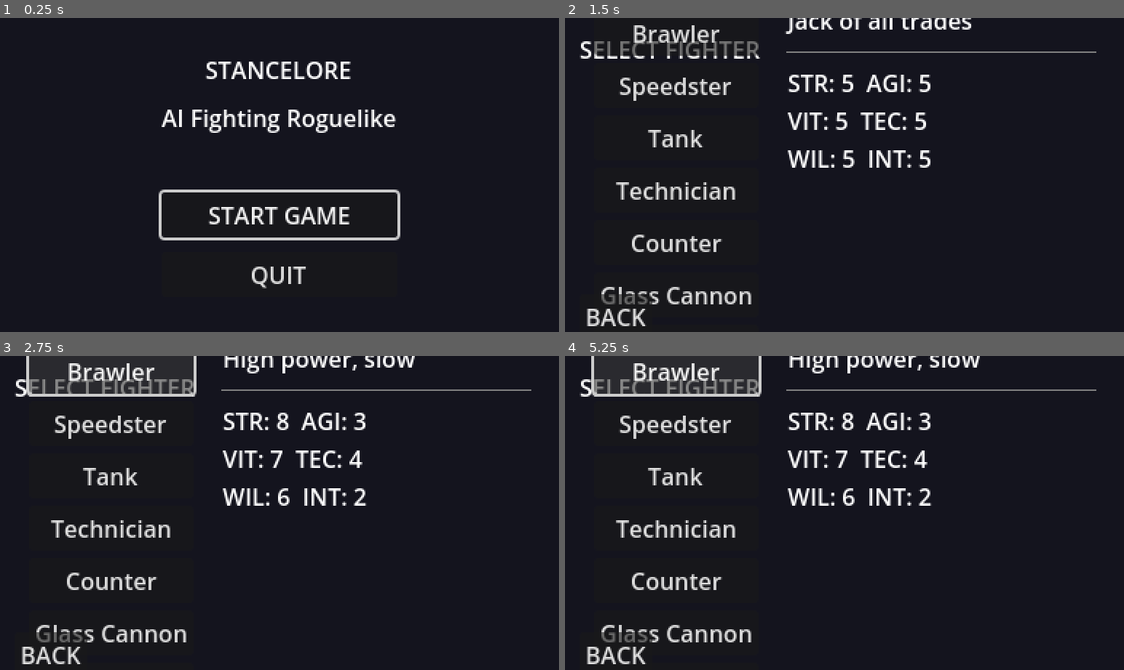
Above: before the commit, frames 1-4 (two rows, left to right).
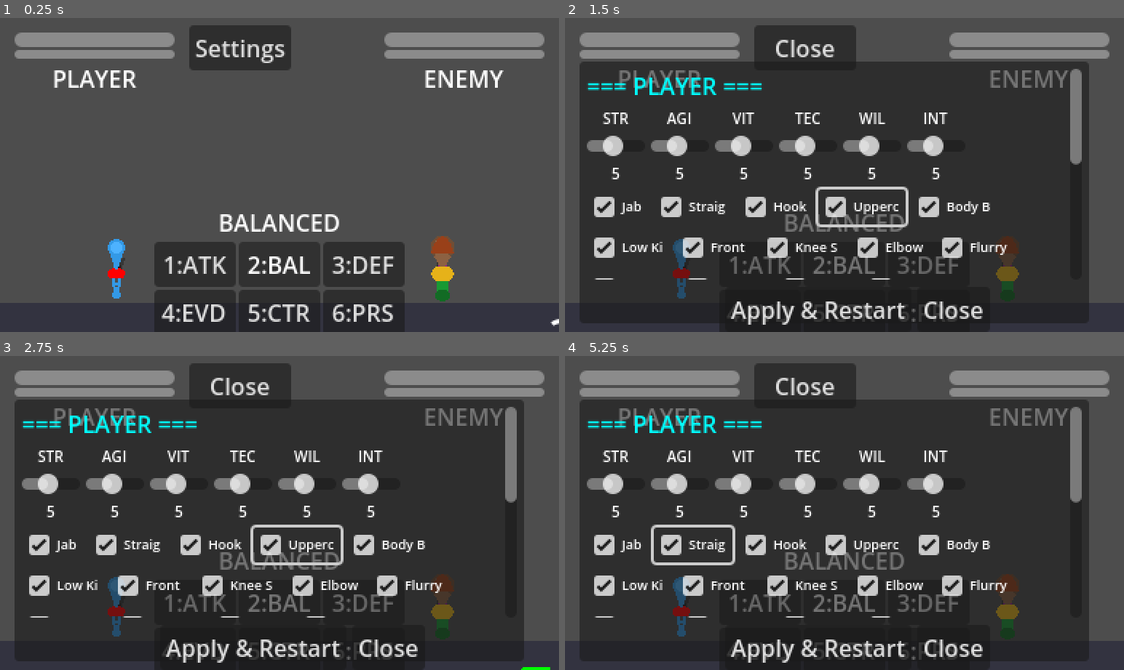
Above: after the commit, the same moments.

Repository: benngaihk/Stancelore
Game: Godot game, scene res://scenes/battle/battle_scene.tscn
The game is run twice, just before and just after one commit, with the same random seed, the same clock (stepped at 60 frames per second) and the same inputs. Before the commit the project starts from res://scenes/ui/main_menu.tscn.
Inputs (mouse positions are in pixels of both pictures, inside the frame that each line leads up to):
- Up to frame 1 (0.25 s): no input
- Up to frame 2 (1.5 s): click (805, 46) at 0.5 s, where only the run after the commit has a clickable "Settings"; click (844, 215) at 1.25 s, where only the run before the commit has a clickable "START GAME"
- Up to frame 3 (2.75 s): click (111, 371) at 2 s, where only the run before the commit has a clickable "Brawler"
- Up to frame 4 (5.25 s): click (676, 421) at 2.75 s, where only the run before the commit has a clickable "Speedster"; click (676, 475) at 3.5 s, where only the run before the commit has a clickable "Tank"; click (676, 528) at 4.25 s, where only the run before the commit has a clickable "Technician"; click (665, 371) at 5 s, where only the run before the commit has a clickable "Brawler"

The runs differ from the first frame. In frame 1, 93% of the frame differs, in the area x 0-100%, y 0-100%; in frame 2, 72%; in frame 3, 72%; in frame 4, 72%.

Commit message:
简化Demo：直接进入对战，添加设置面板
- 修改main_scene为battle_scene.tscn
- 新增demo_settings.gd
  - 左上角Settings按钮切换设置面板
  - 可调整玩家和敌人的6项属性(STR/AGI/VIT/TEC/WIL/INT)
  - 可选择玩家和敌人装备的招式
  - Apply & Restart按钮应用设置并重启对战
- 更新GameManager存储demo设置（跨场景保持）
- 更新BattleManager支持从demo设置初始化战斗
- 保留其他页面文件供未来肉鸽模式使用

https://claude.ai/code/session_01P5YggVmEk9Wvyc8SwaqJvb

Diff:
--- a/project.godot
+++ b/project.godot
@@ -12,7 +12,7 @@
 
 config/name="Stancelore"
 config/description="AI Fighting Roguelike - Coach your fighter to victory"
-run/main_scene="res://scenes/ui/main_menu.tscn"
+run/main_scene="res://scenes/battle/battle_scene.tscn"
 config/features=PackedStringArray("4.4", "GL Compatibility")
 config/icon="res://icon.svg"
 
--- a/scenes/battle/battle_scene.tscn
+++ b/scenes/battle/battle_scene.tscn
@@ -1,10 +1,11 @@
-[gd_scene load_steps=9 format=3 uid="uid://battlescene001"]
+[gd_scene load_steps=10 format=3 uid="uid://battlescene001"]
 
 [ext_resource type="Script" path="res://scripts/battle/fighter_controller.gd" id="1_fighter"]
 [ext_resource type="Script" path="res://scripts/battle/ai_brain.gd" id="2_aibrain"]
 [ext_resource type="Script" path="res://scripts/battle/coach_system.gd" id="3_coach"]
 [ext_resource type="Script" path="res://scripts/battle/battle_manager.gd" id="4_battle_manager"]
 [ext_resource type="Script" path="res://scripts/battle/stick_figure.gd" id="5_stick"]
+[ext_resource type="Script" path="res://scripts/ui/demo_settings.gd" id="6_demo_settings"]
 
 [sub_resource type="RectangleShape2D" id="RectangleShape2D_body"]
 size = Vector2(16, 24)
@@ -316,3 +317,11 @@
 
 [node name="BattleManager" type="Node" parent="."]
 script = ExtResource("4_battle_manager")
+
+[node name="DemoSettings" type="Control" parent="UI/BattleUI"]
+layout_mode = 0
+offset_left = 130.0
+offset_top = 5.0
+offset_right = 254.0
+offset_bottom = 25.0
+script = ExtResource("6_demo_settings")
--- a/scripts/battle/battle_manager.gd
+++ b/scripts/battle/battle_manager.gd
@@ -128,6 +128,29 @@
 
 
 func _setup_standalone_battle() -> void:
+	var MoveLibrary = preload("res://scripts/battle/move_library.gd")
+
+	# Check if demo settings are active
+	if GameManager.demo_settings_active:
+		# Apply demo settings
+		if player_fighter and GameManager.demo_player_stats:
+			player_fighter.stats = GameManager.demo_player_stats
+			player_fighter._initialize_stats()
+			if player_fighter.ai_brain and GameManager.demo_player_moves.size() > 0:
+				player_fighter.ai_brain.set_equipped_moves(GameManager.demo_player_moves)
+			else:
+				player_fighter.ai_brain.set_equipped_moves(MoveLibrary.get_basic_moves())
+
+		if enemy_fighter and GameManager.demo_enemy_stats:
+			enemy_fighter.stats = GameManager.demo_enemy_stats
+			enemy_fighter._initialize_stats()
+			if enemy_fighter.ai_brain and GameManager.demo_enemy_moves.size() > 0:
+				enemy_fighter.ai_brain.set_equipped_moves(GameManager.demo_enemy_moves)
+			else:
+				enemy_fighter.ai_brain.set_equipped_moves(MoveLibrary.get_basic_moves())
+
+		return
+
 	# Use default balanced stats for both
 	if player_fighter and player_fighter.stats == null:
 		player_fighter.stats = FighterStatsScript.create_balanced()
@@ -136,6 +159,34 @@
 	if enemy_fighter and enemy_fighter.stats == null:
 		enemy_fighter.stats = FighterStatsScript.create_balanced()
 		enemy_fighter._initialize_stats()
+
+	# Set up default moves for both fighters
+	var default_moves = MoveLibrary.get_basic_moves()
+
+	if player_fighter and player_fighter.ai_brain:
+		player_fighter.ai_brain.set_equipped_moves(default_moves)
+
+	if enemy_fighter and enemy_fighter.ai_brain:
+		enemy_fighter.ai_brain.set_equipped_moves(default_moves)
+
+
+func apply_settings(player_stats: Resource, player_moves: Array, enemy_stats: Resource, enemy_moves: Array) -> void:
+	# Apply to player
+	if player_fighter:
+		player_fighter.stats = player_stats
+		player_fighter._initialize_stats()
+		if player_fighter.ai_brain and player_moves.size() > 0:
+			player_fighter.ai_brain.set_equipped_moves(player_moves)
+
+	# Apply to enemy
+	if enemy_fighter:
+		enemy_fighter.stats = enemy_stats
+		enemy_fighter._initialize_stats()
+		if enemy_fighter.ai_brain and enemy_moves.size() > 0:
+			enemy_fighter.ai_brain.set_equipped_moves(enemy_moves)
+
+	# Update UI bars
+	_setup_ui_bars()
 
 
 func _setup_ui_bars() -> void:
--- a/scripts/core/game_manager.gd
+++ b/scripts/core/game_manager.gd
@@ -26,6 +26,13 @@
 
 # Hit stop system
 var _in_hit_stop: bool = false
+
+# Demo settings (persists across scene reloads)
+var demo_settings_active: bool = false
+var demo_player_stats: Resource = null
+var demo_enemy_stats: Resource = null
+var demo_player_moves: Array = []
+var demo_enemy_moves: Array = []
 
 
 func _ready() -> void:
--- /dev/null
+++ b/scripts/ui/demo_settings.gd
@@ -0,0 +1,247 @@
+extends Control
+## DemoSettings - Simple settings UI for demo mode
+## Allows adjusting player and enemy stats and moves
+
+const FighterStatsClass = preload("res://scripts/battle/fighter_stats.gd")
+const MoveLibrary = preload("res://scripts/battle/move_library.gd")
+
+var toggle_btn: Button
+var settings_panel: Panel
+var is_open: bool = false
+
+# Stat sliders
+var player_sliders: Dictionary = {}
+var enemy_sliders: Dictionary = {}
+
+# Move checkboxes
+var player_move_checks: Array = []
+var enemy_move_checks: Array = []
+var all_moves: Array = []
+
+var battle_manager: Node = null
+
+
+func _ready() -> void:
+	# Create toggle button
+	toggle_btn = Button.new()
+	toggle_btn.text = "Settings"
+	toggle_btn.size = Vector2(50, 18)
+	toggle_btn.pressed.connect(_toggle_settings)
+	add_child(toggle_btn)
+
+	# Get all available moves
+	all_moves = MoveLibrary.get_basic_moves() + MoveLibrary.get_skill_moves()
+
+	# Find battle manager
+	await get_tree().process_frame
+	battle_manager = get_tree().get_first_node_in_group("battle_manager")
+	if not battle_manager:
+		battle_manager = get_parent().get_parent().get_node_or_null("BattleManager")
+
+
+func _toggle_settings() -> void:
+	is_open = not is_open
+
+	if is_open:
+		_create_settings_panel()
+		get_tree().paused = true
+	else:
+		_close_settings_panel()
+		get_tree().paused = false
+
+
+func _create_settings_panel() -> void:
+	if settings_panel:
+		return
+
+	settings_panel = Panel.new()
+	settings_panel.position = Vector2(-120, 25)
+	settings_panel.size = Vector2(350, 180)
+	add_child(settings_panel)
+
+	var scroll = ScrollContainer.new()
+	scroll.position = Vector2(5, 5)
+	scroll.size = Vector2(340, 145)
+	settings_panel.add_child(scroll)
+
+	var vbox = VBoxContainer.new()
+	vbox.size_flags_horizontal = Control.SIZE_EXPAND_FILL
+	scroll.add_child(vbox)
+
+	# === Player Section ===
+	var player_label = Label.new()
+	player_label.text = "=== PLAYER ==="
+	player_label.add_theme_color_override("font_color", Color.CYAN)
+	vbox.add_child(player_label)
+
+	_add_stat_sliders(vbox, "Player", player_sliders)
+	_add_move_checkboxes(vbox, "Player", player_move_checks)
+
+	# Spacer
+	var spacer = Control.new()
+	spacer.custom_minimum_size = Vector2(0, 10)
+	vbox.add_child(spacer)
+
+	# === Enemy Section ===
+	var enemy_label = Label.new()
+	enemy_label.text = "=== ENEMY ==="
+	enemy_label.add_theme_color_override("font_color", Color.ORANGE)
+	vbox.add_child(enemy_label)
+
+	_add_stat_sliders(vbox, "Enemy", enemy_sliders)
+	_add_move_checkboxes(vbox, "Enemy", enemy_move_checks)
+
+	# Buttons row
+	var btn_row = HBoxContainer.new()
+	btn_row.alignment = BoxContainer.ALIGNMENT_CENTER
+
+	var apply_btn = Button.new()
+	apply_btn.text = "Apply & Restart"
+	apply_btn.pressed.connect(_apply_and_restart)
+	btn_row.add_child(apply_btn)
+
+	var close_btn = Button.new()
+	close_btn.text = "Close"
+	close_btn.pressed.connect(_toggle_settings)
+	btn_row.add_child(close_btn)
+
+	settings_panel.add_child(btn_row)
+	btn_row.position = Vector2(100, 155)
+
+	toggle_btn.text = "Close"
+
+	# Load current values
+	_load_current_values()
+
+
+func _add_stat_sliders(parent: Control, prefix: String, sliders_dict: Dictionary) -> void:
+	var stats = ["STR", "AGI", "VIT", "TEC", "WIL", "INT"]
+
+	var grid = GridContainer.new()
+	grid.columns = 6
+
+	for stat in stats:
+		var hbox = VBoxContainer.new()
+
+		var label = Label.new()
+		label.text = stat
+		label.horizontal_alignment = HORIZONTAL_ALIGNMENT_CENTER
+		label.add_theme_font_size_override("font_size", 10)
+		hbox.add_child(label)
+
+		var slider = HSlider.new()
+		slider.min_value = 1
+		slider.max_value = 10
+		slider.value = 5
+		slider.step = 1
+		slider.custom_minimum_size = Vector2(40, 12)
+		hbox.add_child(slider)
+
+		var value_label = Label.new()
+		value_label.text = "5"
+		value_label.horizontal_alignment = HORIZONTAL_ALIGNMENT_CENTER
+		value_label.add_theme_font_size_override("font_size", 10)
+		slider.value_changed.connect(func(v): value_label.text = str(int(v)))
+		hbox.add_child(value_label)
+
+		sliders_dict[stat] = slider
+		grid.add_child(hbox)
+
+	parent.add_child(grid)
+
+
+func _add_move_checkboxes(parent: Control, prefix: String, checks_array: Array) -> void:
+	var flow = HFlowContainer.new()
+	flow.custom_minimum_size = Vector2(330, 0)
+
+	for move in all_moves:
+		var check = CheckBox.new()
+		check.text = move.move_name.substr(0, 6)  # Shortened name
+		check.button_pressed = true
+		check.add_theme_font_size_override("font_size", 9)
+		check.tooltip_text = move.move_name
+		flow.add_child(check)
+		checks_array.append(check)
+
+	parent.add_child(flow)
+
+
+func _close_settings_panel() -> void:
+	if settings_panel:
+		settings_panel.queue_free()
+		settings_panel = null
+	toggle_btn.text = "Settings"
+	player_sliders.clear()
+	enemy_sliders.clear()
+	player_move_checks.clear()
+	enemy_move_checks.clear()
+
+
+func _load_current_values() -> void:
+	var player = get_tree().get_first_node_in_group("player")
+	var enemy = get_tree().get_first_node_in_group("enemy")
+
+	if player and player.stats:
+		player_sliders["STR"].value = player.stats.strength
+		player_sliders["AGI"].value = player.stats.agility
+		player_sliders["VIT"].value = player.stats.vitality
+		player_sliders["TEC"].value = player.stats.technique
+		player_sliders["WIL"].value = player.stats.willpower
+		player_sliders["INT"].value = player.stats.intuition
+
+	if enemy and enemy.stats:
+		enemy_sliders["STR"].value = enemy.stats.strength
+		enemy_sliders["AGI"].value = enemy.stats.agility
+		enemy_sliders["VIT"].value = enemy.stats.vitality
+		enemy_sliders["TEC"].value = enemy.stats.technique
+		enemy_sliders["WIL"].value = enemy.stats.willpower
+		enemy_sliders["INT"].value = enemy.stats.intuition
+
+
+func _apply_and_restart() -> void:
+	# Create player stats
+	var player_stats = FighterStatsClass.new()
+	player_stats.strength = int(player_sliders["STR"].value)
+	player_stats.agility = int(player_sliders["AGI"].value)
+	player_stats.vitality = int(player_sliders["VIT"].value)
+	player_stats.technique = int(player_sliders["TEC"].value)
+	player_stats.willpower = int(player_sliders["WIL"].value)
+	player_stats.intuition = int(player_sliders["INT"].value)
+
+	# Create enemy stats
+	var enemy_stats = FighterStatsClass.new()
+	enemy_stats.strength = int(enemy_sliders["STR"].value)
+	enemy_stats.agility = int(enemy_sliders["AGI"].value)
+	enemy_stats.vitality = int(enemy_sliders["VIT"].value)
+	enemy_stats.technique = int(enemy_sliders["TEC"].value)
+	enemy_stats.willpower = int(enemy_sliders["WIL"].value)
+	enemy_stats.intuition = int(enemy_sliders["INT"].value)
+
+	# Get selected moves
+	var player_moves = []
+	var enemy_moves = []
+
+	for i in range(player_move_checks.size()):
+		if player_move_checks[i].button_pressed:
+			player_moves.append(all_moves[i].duplicate())
+
+	for i in range(enemy_move_checks.size()):
+		if enemy_move_checks[i].button_pressed:
+			enemy_moves.append(all_moves[i].duplicate())
+
+	# Ensure at least some moves
+	if player_moves.is_empty():
+		player_moves = [all_moves[0].duplicate(), all_moves[1].duplicate()]
+	if enemy_moves.is_empty():
+		enemy_moves = [all_moves[0].duplicate(), all_moves[1].duplicate()]
+
+	# Store settings in autoload for reload
+	GameManager.demo_player_stats = player_stats
+	GameManager.demo_enemy_stats = enemy_stats
+	GameManager.demo_player_moves = player_moves
+	GameManager.demo_enemy_moves = enemy_moves
+	GameManager.demo_settings_active = true
+
+	# Unpause and restart
+	get_tree().paused = false
+	get_tree().reload_current_scene()
